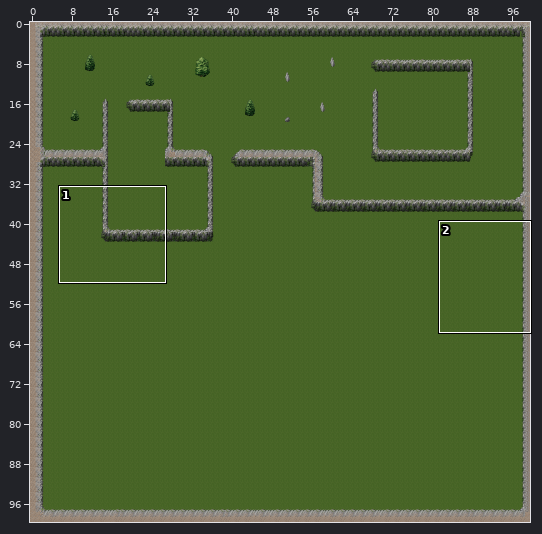
Tiled map: David-Scott-E-Portfolio/ZombieHunter/assets/tilemaps/Level1.tmx. The picture above shows the old version from afar; the outline marks the close-up.
Close-up. First the earlier version:
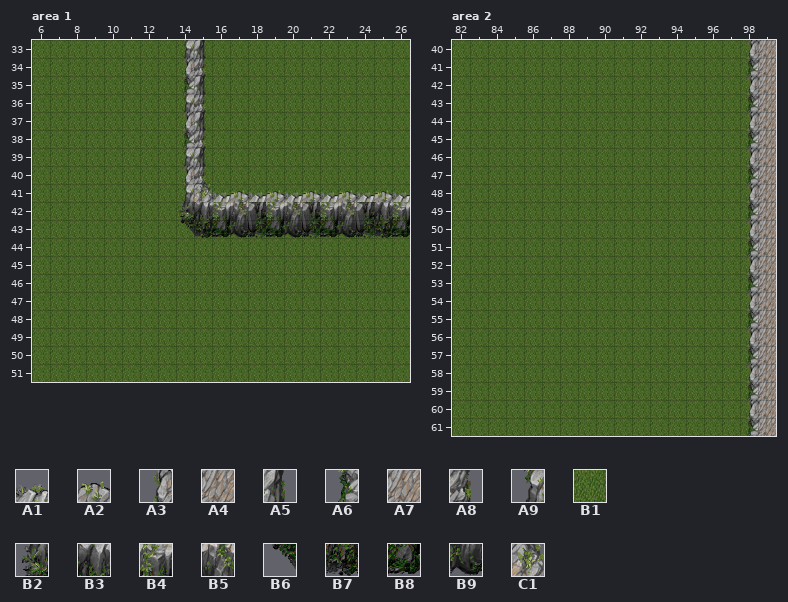
Cells are 32x32 px. Shown: area 1 x 6..26, y 33..51; area 2 x 82..99, y 40..61. The commit also changed other parts of the map, which this record leaves out.
Key: from "mountain_landscape": A1 2, A2 3, A3 32, A4 33, A5 37, A6 48, A7 49, A8 53, A9 64, B1 79, B2 80, B3 81, B4 82, B5 83, B6 96, B7 97, B8 98, B9 99, C1 115.
__ is an empty cell, ## one hidden under a higher layer.
Layers that did not change in this view are not listed.
Layer "GrassLayer" before, area 1, first column x 6:
33 B1 B1 B1 B1 B1 B1 B1 B1 B1 B1 B1 B1 B1 B1 B1 B1 B1 B1 B1 B1 B1
34 B1 B1 B1 B1 B1 B1 B1 B1 B1 B1 B1 B1 B1 B1 B1 B1 B1 B1 B1 B1 B1
35 B1 B1 B1 B1 B1 B1 B1 B1 B1 B1 B1 B1 B1 B1 B1 B1 B1 B1 B1 B1 B1
36 B1 B1 B1 B1 B1 B1 B1 B1 B1 B1 B1 B1 B1 B1 B1 B1 B1 B1 B1 B1 B1
37 B1 B1 B1 B1 B1 B1 B1 B1 B1 B1 B1 B1 B1 B1 B1 B1 B1 B1 B1 B1 B1
38 B1 B1 B1 B1 B1 B1 B1 B1 B1 B1 B1 B1 B1 B1 B1 B1 B1 B1 B1 B1 B1
39 B1 B1 B1 B1 B1 B1 B1 B1 B1 B1 B1 B1 B1 B1 B1 B1 B1 B1 B1 B1 B1
40 B1 B1 B1 B1 B1 B1 B1 B1 B1 B1 B1 B1 B1 B1 B1 B1 B1 B1 B1 B1 B1
41 B1 B1 B1 B1 B1 B1 B1 B1 B1 B1 B1 B1 B1 B1 B1 B1 B1 B1 B1 B1 B1
42 B1 B1 B1 B1 B1 B1 B1 B1 B1 ## ## ## ## ## ## ## ## ## ## ## ##
Layer "MountainLayer" before, area 1, first column x 6:
33 __ __ __ __ __ __ __ __ A9 A5 __ __
34 __ __ __ __ __ __ __ __ A3 A8 __ __
35 __ __ __ __ __ __ __ __ A6 A5 __ __
36 __ __ __ __ __ __ __ __ A9 A8 __ __
37 __ __ __ __ __ __ __ __ A3 A5 __ __
38 __ __ __ __ __ __ __ __ A6 A8 __ __
39 __ __ __ __ __ __ __ __ A9 A5 __ __
40 __ __ __ __ __ __ __ __ A3 A8 __ __
41 __ __ __ __ __ __ __ __ A9 C1 A1 A2
42 __ __ __ __ __ __ __ __ B2 B3 B4 B5
43 __ __ __ __ __ __ __ __ B6 B7 B8 B9
44 __ __ __ __ __ __ __ __ __ __ __ __
45 __ __ __ __ __ __ __ __ __ __ __ __
46 __ __ __ __ __ __ __ __ __ __ __ __
47 __ __ __ __ __ __ __ __ __ __ __ __
48 __ __ __ __ __ __ __ __ __ __ __ __
49 __ __ __ __ __ __ __ __ __ __ __ __
50 __ __ __ __ __ __ __ __ __ __ __ __
51 __ __ __ __ __ __ __ __ __ __ __ __
Layer "MountainLayer" before, area 2, first column x 82:
54 __ __ __ __ __ __ __ __ __ __ __ __ __ __ __ __ A3 A4
55 __ __ __ __ __ __ __ __ __ __ __ __ __ __ __ __ A6 A7
56 __ __ __ __ __ __ __ __ __ __ __ __ __ __ __ __ A3 A4
57 __ __ __ __ __ __ __ __ __ __ __ __ __ __ __ __ A6 A7
58 __ __ __ __ __ __ __ __ __ __ __ __ __ __ __ __ A3 A4
59 __ __ __ __ __ __ __ __ __ __ __ __ __ __ __ __ A6 A7
60 __ __ __ __ __ __ __ __ __ __ __ __ __ __ __ __ A3 A4
61 __ __ __ __ __ __ __ __ __ __ __ __ __ __ __ __ A6 A7
New version:
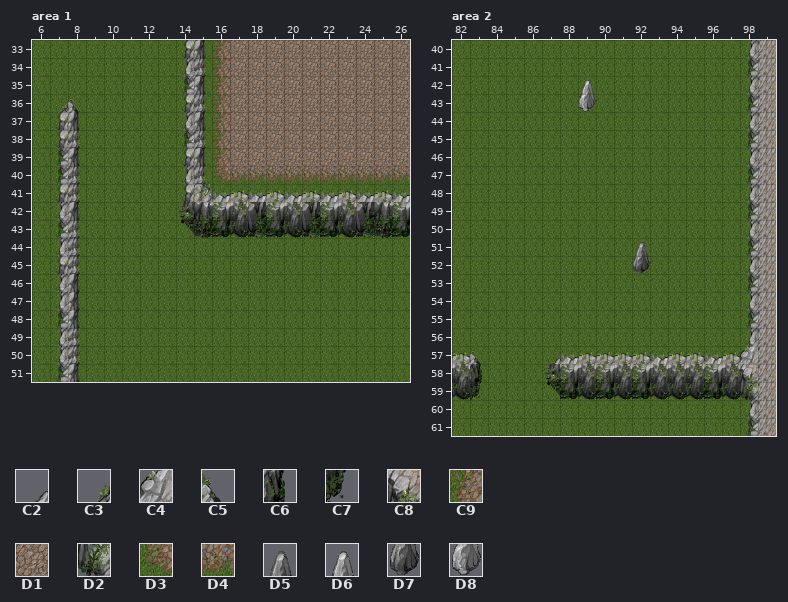
Further tiles: from "mountain_landscape": C2 1, C3 16, C4 17, C5 21, C6 69, C7 85, C8 160, C9 171, D1 172, D2 176, D3 187, D4 188, D5 220, D6 235, D7 236, D8 251.
The edit:
Layer "GrassLayer", area 1:
y 33..39: x 16..26 B1 B1 B1 B1 B1 B1 B1 B1 B1 B1 B1 -> C9 D1 D1 D1 D1 D1 D1 D1 D1 D1 D1
y 40: x 16..26 B1 B1 B1 B1 B1 B1 B1 B1 B1 B1 B1 -> D3 D4 D4 D4 D4 D4 D4 D4 D4 D4 D4
Layer "MountainLayer", area 1:
y 36: x 7..8 __ __ -> C3 C5
y 37: x 7..8 __ __ -> A9 A5
y 38: x 7..8 __ __ -> A9 A8
y 39: x 7..8 __ __ -> A6 A5
y 40: x 7..8 __ __ -> A6 A8
y 41: x 7..8 __ __ -> A9 A8
y 42: x 7..8 __ __ -> A3 A5
y 43: x 7..8 __ __ -> A6 A8
y 44: x 7..8 __ __ -> A3 A8
y 45: x 7..8 __ __ -> A9 A8
y 46..47: x 7..8 __ __ -> A3 A5
y 48: x 7..8 __ __ -> A6 A5
y 49..50: x 7..8 __ __ -> A3 A8
y 51: x 7..8 __ __ -> A6 A5
Layer "RocksLayer", area 2:
y 42: x 89 __ -> D6
y 43: x 89 __ -> D8
y 51: x 92 __ -> D5
y 52: x 92 __ -> D7
Layer "MountainLayer", area 2:
y 57: x 82..83 __ __ -> A2 C5; x 87..98 __ __ __ __ __ __ __ __ __ __ __ A6 -> C2 A1 A2 A2 A2 A2 A1 A2 A2 A1 A2 C4
y 58: x 82..83 __ __ -> B5 C6; x 87..98 __ __ __ __ __ __ __ __ __ __ __ A3 -> B2 B4 B5 B4 B5 B4 B5 B5 B5 B4 B5 C8
y 59: x 82..83 __ __ -> B9 C7; x 87..98 __ __ __ __ __ __ __ __ __ __ __ A6 -> B6 B8 B9 B8 B9 B8 B9 B9 B9 B8 B9 D2
Boxes around the changes in both close-ups, in picture pixels (x1, y1, x2, y2):
changed: (212, 40, 410, 184)
added: (57, 96, 80, 382)
added: (579, 80, 596, 112)
added: (633, 242, 650, 274)
added: (452, 348, 482, 400)
changed: (545, 346, 758, 400)
